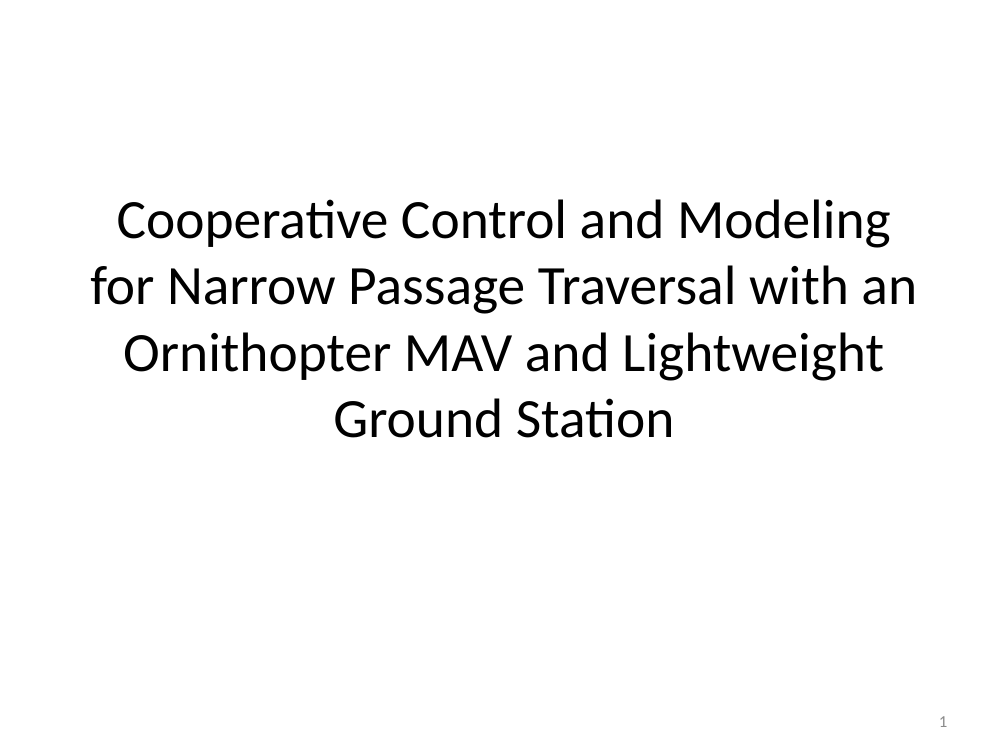
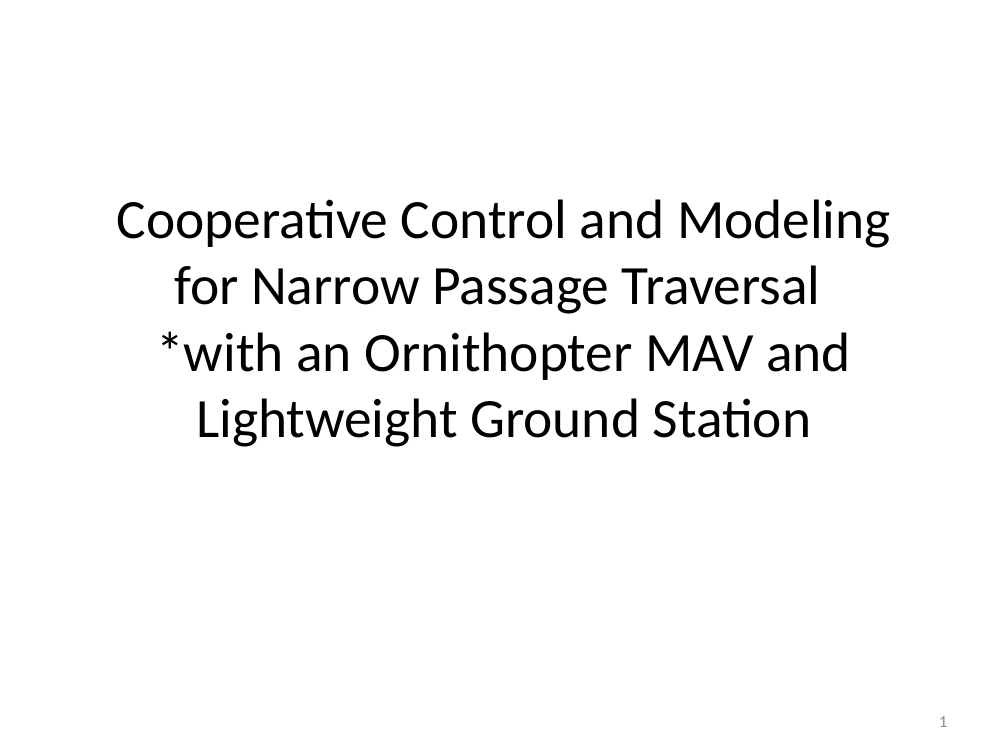
Before and after one commit to ryanjulian/manuscript-aamas2013, a slide deck: slide 1 of presentation/AAMAS_2013.pptx. Drawn at 1008x756 pixels with LibreOffice and Linux fonts; fonts in the diff are those of the drawing. Boxes give left, top, right and bottom in pixels: in the first picture for what was removed or moved away, otherwise in the second. Text is boxed around its words. In the diff, an @@ line names an element or a change of style, - is before the commit and + after.

```diff
--- a/presentation/AAMAS_2013.pptx
+++ b/presentation/AAMAS_2013.pptx
@@ title at <box>117,199,891,447</box>: text changed @@
-Cooperative Control and Modeling for Narrow Passage Traversal with an Ornithopter MAV and Lightweight Ground Station
+Cooperative Control and Modeling for Narrow Passage Traversal
+*with an Ornithopter MAV and Lightweight Ground Station
```
Also in this commit, not shown: 8 other slides changed, 8 slides added, 3 other files.
